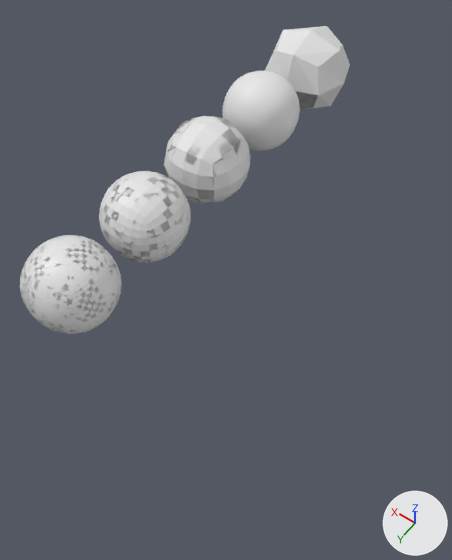
Two versions of the Blender file lab_3/lab_3.blend, one commit apart.
The view is the same before and after, from a 50 mm lens placed at (-6.11, 9.9, 8.72), pointed at (-1.81, 3.87, -0.75). Arrows for +X, +Y and +Z are at lower right; the lights stay in place. The older version comes first. The same objects are shown in both versions, whatever each file hides.

The first picture shows 'Cube_blender_ck1', 'Cube_blender_ck2', 'Cube_blender_ck3', 'Cube_blender_ck4', 'Cube_custom_ck1', 'Cube_custom_ck2', 'Cube_custom_ck3', 'Cube_custom_ck4', 'Cube_custom_ck5'.
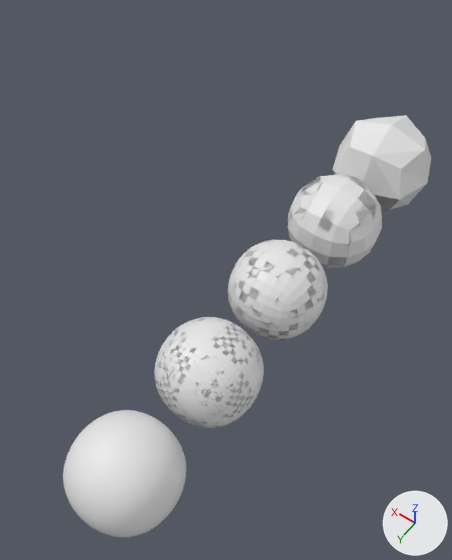
Where the change shows, as pixel boxes [x1, y1, x2, y2] in the pictures (452 x 560 px):
'Cube_custom_ck5', moved: before [222, 71, 300, 151]; after [63, 410, 186, 537]
'Cube_blender_ck4', moved: before [20, 235, 122, 334]; after [154, 317, 264, 428]
'Cube_blender_ck3', moved: before [99, 171, 191, 262]; after [228, 240, 328, 340]
'Cube_blender_ck1', moved: before [265, 26, 350, 108]; after [332, 115, 431, 210]
'Cube_blender_ck2', moved: before [165, 116, 251, 202]; after [288, 174, 382, 268]
'Cube_custom_ck2', moved: before [164, 117, 251, 203]; after [288, 176, 376, 268]
'Cube_custom_ck4', moved: before [20, 235, 122, 334]; after [155, 317, 263, 428]
'Cube_custom_ck3', moved: before [99, 172, 189, 263]; after [228, 241, 326, 340]
'Cube_custom_ck1', moved: before [296, 91, 318, 109]; after [374, 195, 399, 210]

Patch to the scene script:
```diff
--- a/lab_3/lab_3.blend.py
+++ b/lab_3/lab_3.blend.py
@@ ob_cube_blender_ck1 @@
 ob_cube_blender_ck1 = bpy.data.objects.new('Cube_blender_ck1', me_cube_010)
-ob_cube_blender_ck1.location = (0.0, -2.0, 0.0)
+ob_cube_blender_ck1.location = (-3.0, 0.0, 0.0)
@@ ob_cube_blender_ck3 @@
 ob_cube_blender_ck3 = bpy.data.objects.new('Cube_blender_ck3', me_cube_013)
-ob_cube_blender_ck3.location = (0.0, 4.0, 0.0)
+ob_cube_blender_ck3.location = (-3.0, 4.0, 0.0)
@@ ob_cube_blender_ck2 @@
 ob_cube_blender_ck2 = bpy.data.objects.new('Cube_blender_ck2', me_cube_015)
-ob_cube_blender_ck2.location = (0.0, 2.0, 0.0)
+ob_cube_blender_ck2.location = (-3.0, 2.0, 0.0)
@@ ob_cube_blender_ck4 @@
 ob_cube_blender_ck4 = bpy.data.objects.new('Cube_blender_ck4', me_cube_016)
-ob_cube_blender_ck4.location = (0.0, 6.0, 0.0)
+ob_cube_blender_ck4.location = (-3.0, 6.0, 0.0)
@@ ob_cube_custom_ck1 @@
 ob_cube_custom_ck1 = bpy.data.objects.new('Cube_custom_ck1', me_cube_017)
-ob_cube_custom_ck1.location = (0.0, -2.0, 0.0)
+ob_cube_custom_ck1.location = (-3.0, 0.0, 0.0)
 _m = ob_cube_custom_ck1.modifiers.new('Boolean', 'BOOLEAN')
@@ ob_cube_custom_ck2 @@
 ob_cube_custom_ck2 = bpy.data.objects.new('Cube_custom_ck2', me_cube_022)
-ob_cube_custom_ck2.location = (0.0, 2.0, 0.0)
+ob_cube_custom_ck2.location = (-3.0, 2.0, 0.0)
 _m = ob_cube_custom_ck2.modifiers.new('Boolean', 'BOOLEAN')
@@ ob_cube_custom_ck3 @@
 ob_cube_custom_ck3 = bpy.data.objects.new('Cube_custom_ck3', me_cube_023)
-ob_cube_custom_ck3.location = (0.0, 4.0, 0.0)
+ob_cube_custom_ck3.location = (-3.0, 4.0, 0.0)
 _m = ob_cube_custom_ck3.modifiers.new('Boolean', 'BOOLEAN')
@@ ob_cube_custom_ck4 @@
 ob_cube_custom_ck4 = bpy.data.objects.new('Cube_custom_ck4', me_cube_024)
-ob_cube_custom_ck4.location = (0.0, 6.0, 0.0)
+ob_cube_custom_ck4.location = (-3.0, 6.0, 0.0)
 _m = ob_cube_custom_ck4.modifiers.new('Boolean', 'BOOLEAN')
@@ ob_cube_custom_ck5 @@
 ob_cube_custom_ck5 = bpy.data.objects.new('Cube_custom_ck5', me_cube_025)
-ob_cube_custom_ck5.location = (0.0, 0.0, 0.0)
+ob_cube_custom_ck5.location = (-3.0, 8.0, 0.0)
```
